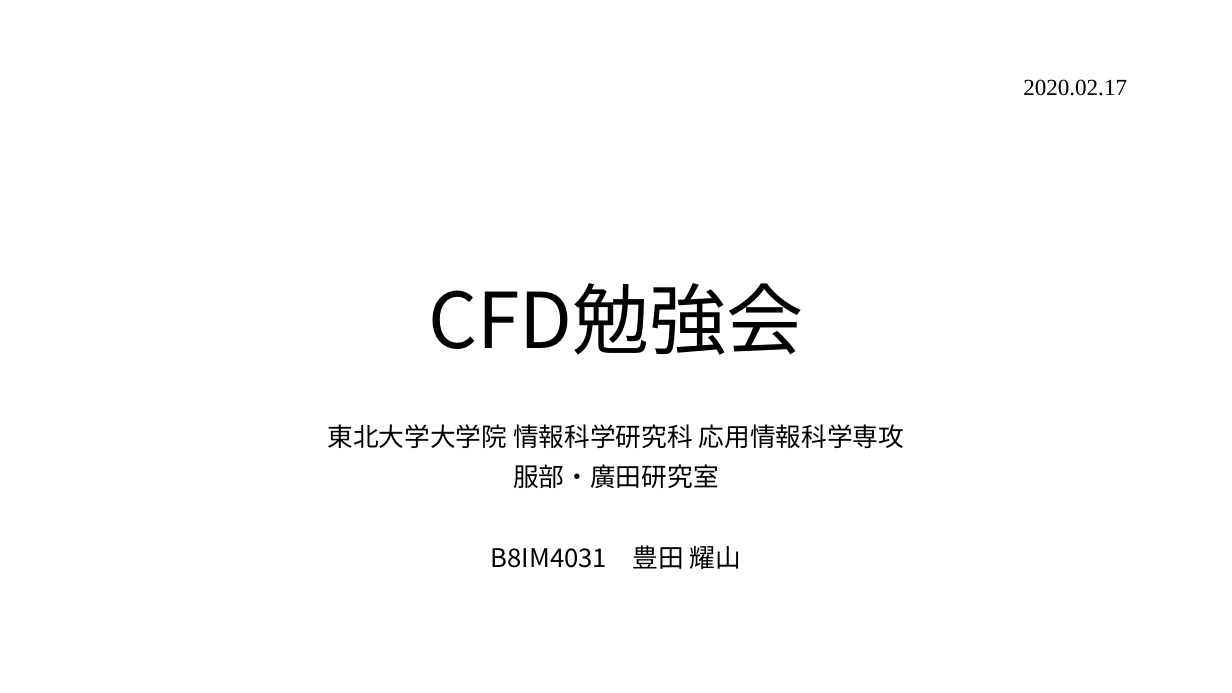
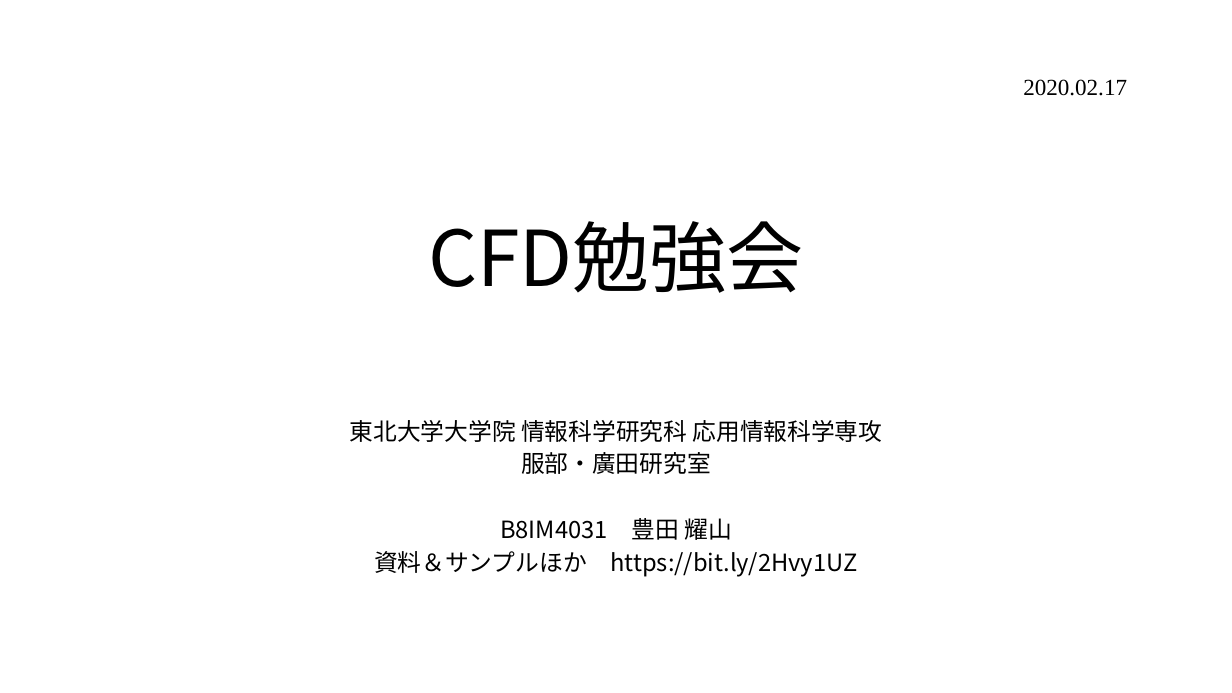
Before and after one commit to Mayu14/cfd_lecture, a slide deck: slide 1 of chap1/chap1.pptx. Drawn at 1232x693 pixels with LibreOffice and Linux fonts; fonts in the diff are those of the drawing. Boxes give left, top, right and bottom in pixels: in the first picture for what was removed or moved away, otherwise in the second. Text is boxed around its words. In the diff, an @@ line names an element or a change of style, - is before the commit and + after.

Commit message:
一部語句訂正

```diff
--- a/chap1/chap1.pptx
+++ b/chap1/chap1.pptx
@@ title "CFD勉強会": place and size @@
-title "CFD勉強会" at [428,283,804,355]
+title "CFD勉強会" at [428,221,804,293]
@@ subtitle at [350,420,883,540]: size 20 to 18.5 pt in "東北大学大学院 情報科学研究科 応用情報科学専攻", "服部・廣田研究室", "B8IM4031 豊田 耀山"; line spacing 0.9 to 0.7 @@
@@ subtitle at [374,551,858,577]: paragraph added @@
+資料＆サンプルほか https://bit.ly/2Hvy1UZ
```
